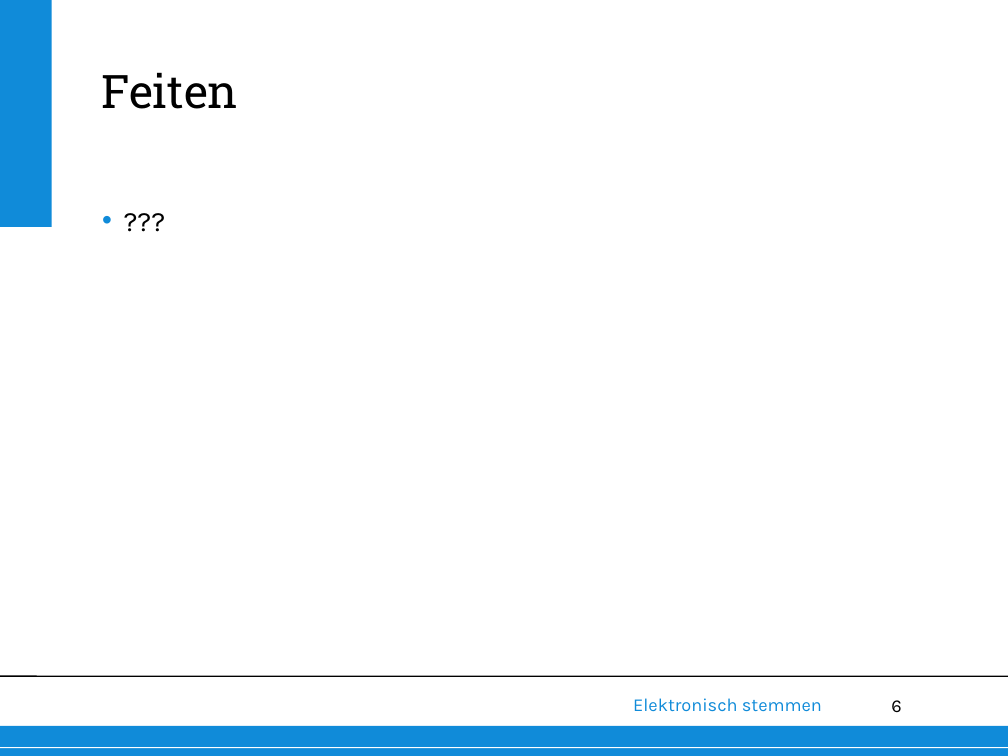
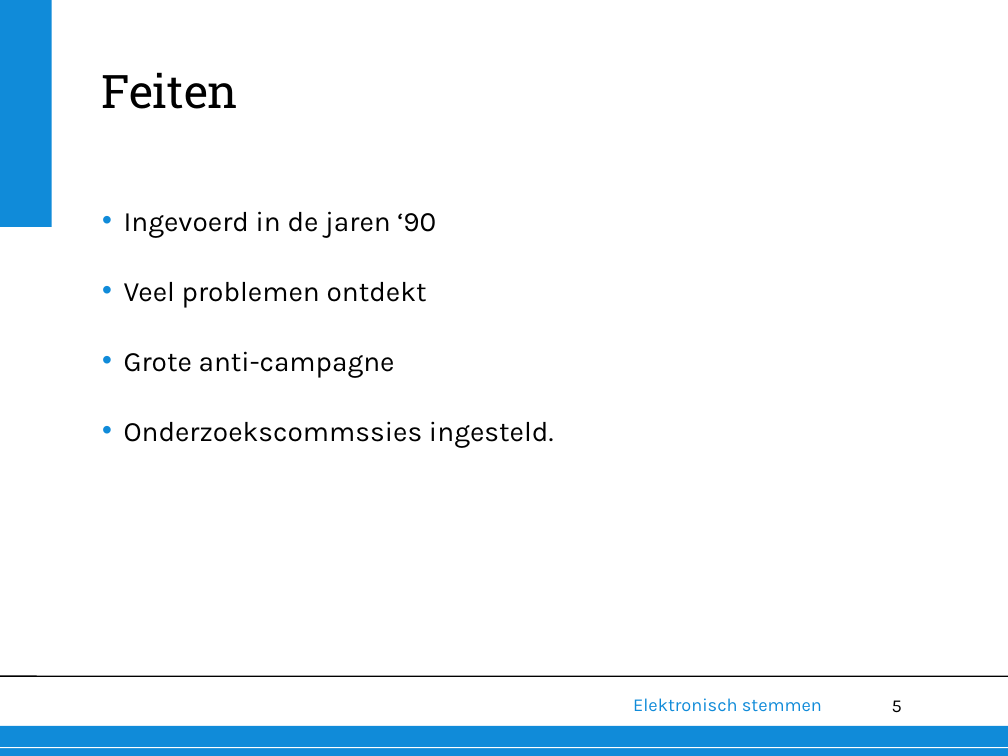
Before and after one commit to deazurain/ethiek, a slide deck: slide 5 of presentatie/presentatie.pptx (slide 6 before the commit). Drawn at 1008x756 pixels with LibreOffice and Linux fonts; fonts in the diff are those of the drawing; background and template pictures are left out. Boxes give left, top, right and bottom in pixels: in the first picture for what was removed or moved away, otherwise in the second. Text is boxed around its words. In the diff, an @@ line names an element or a change of style, - is before the commit and + after.

```diff
--- a/presentatie/presentatie.pptx
+++ b/presentatie/presentatie.pptx
@@ text at (124,211,554,448): text changed @@
-• ???
+• Ingevoerd in de jaren ‘90
+• Veel problemen ontdekt
+• Grote anti-campagne
+• Onderzoekscommssies ingesteld.
@@ page number at (892,700,902,713): text changed @@
-6
+5
```
Also in this commit, not shown: 6 other slides changed.
